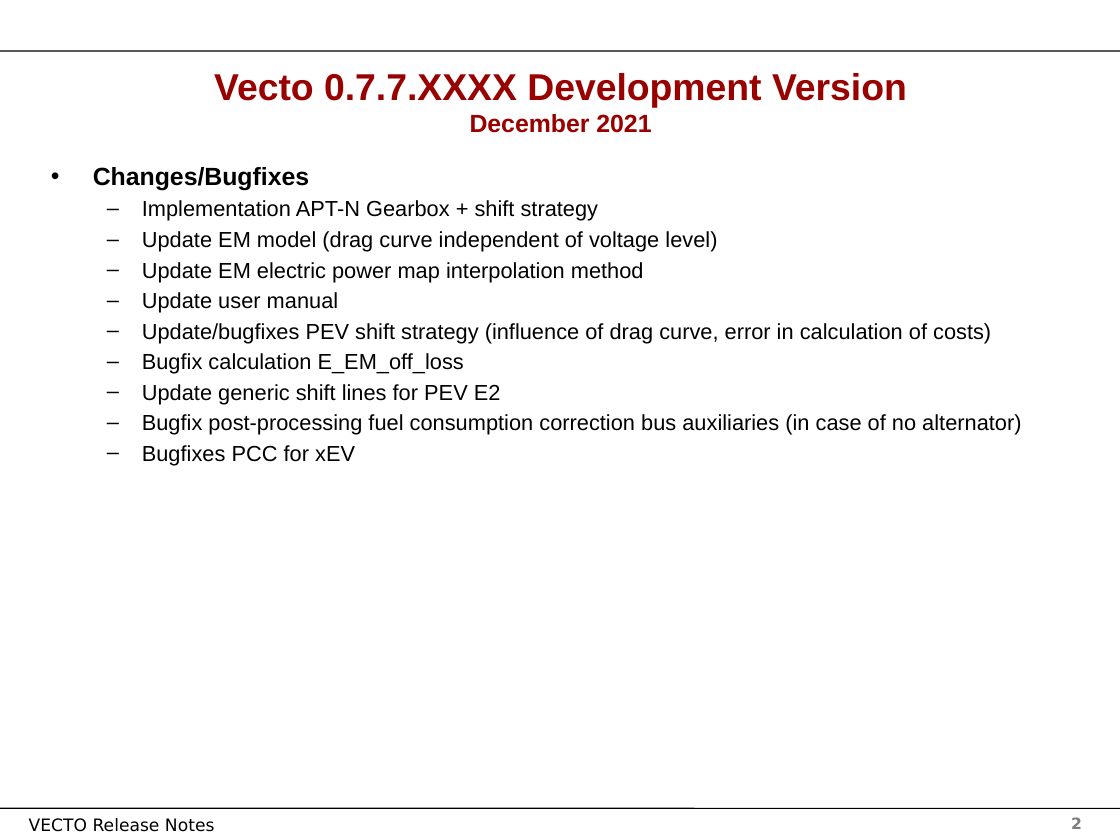
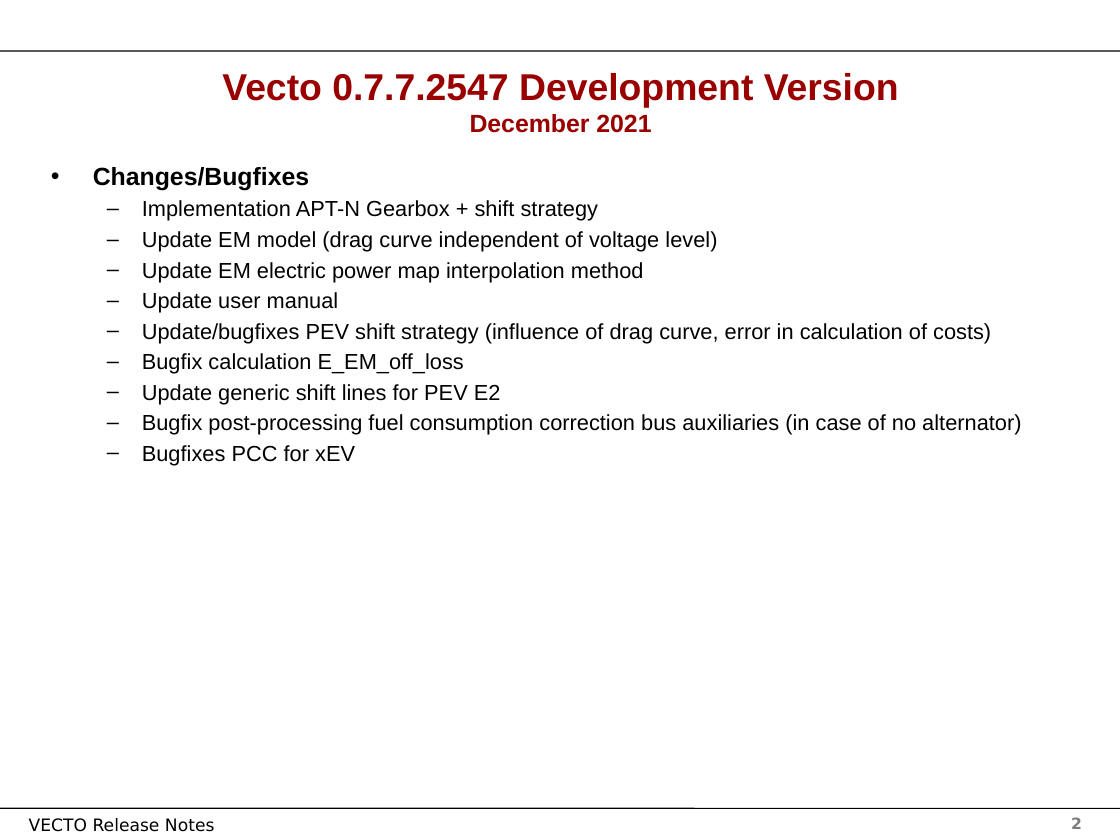
Before and after one commit to tanawadeatharva/BharatVECTO, a slide deck: slide 2 of Documentation/User Manual Source/Release Notes Vecto3.x.pptx. Drawn at 1120x840 pixels with LibreOffice and Linux fonts; fonts in the diff are those of the drawing; background and template pictures are left out. Boxes give left, top, right and bottom in pixels: in the first picture for what was removed or moved away, otherwise in the second. Text is boxed around its words. In the diff, an @@ line names an element or a change of style, - is before the commit and + after.

```diff
--- a/Documentation/User Manual Source/Release Notes Vecto3.x.pptx
+++ b/Documentation/User Manual Source/Release Notes Vecto3.x.pptx
@@ title at bbox=[222, 73, 899, 133]: text changed @@
-Vecto 0.7.7.XXXX Development Version
-December 2021
+Vecto 0.7.7.2547 Development Version
+December 2021
```
Also in this commit, not shown: 2 other slides changed.
